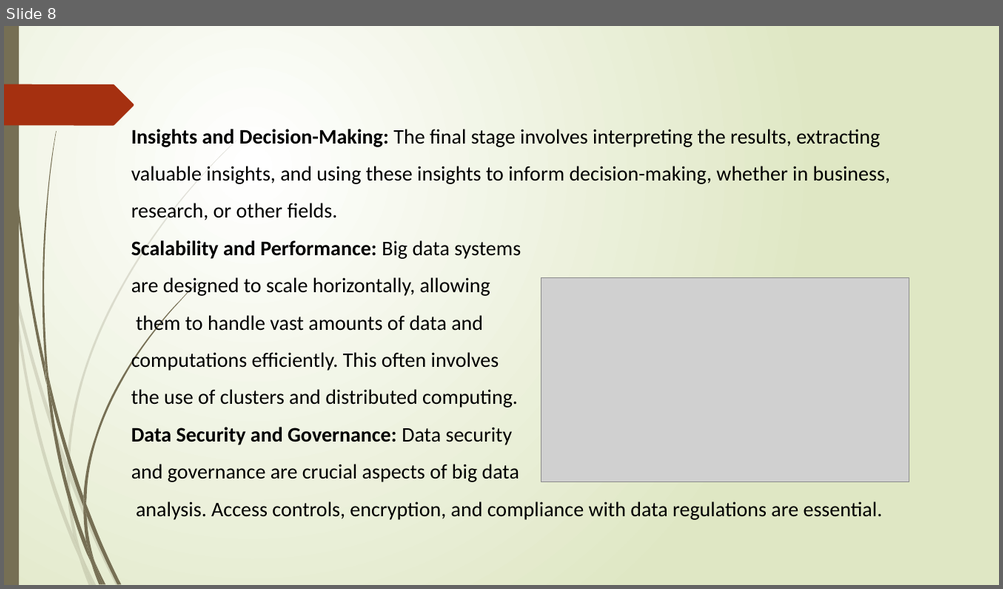
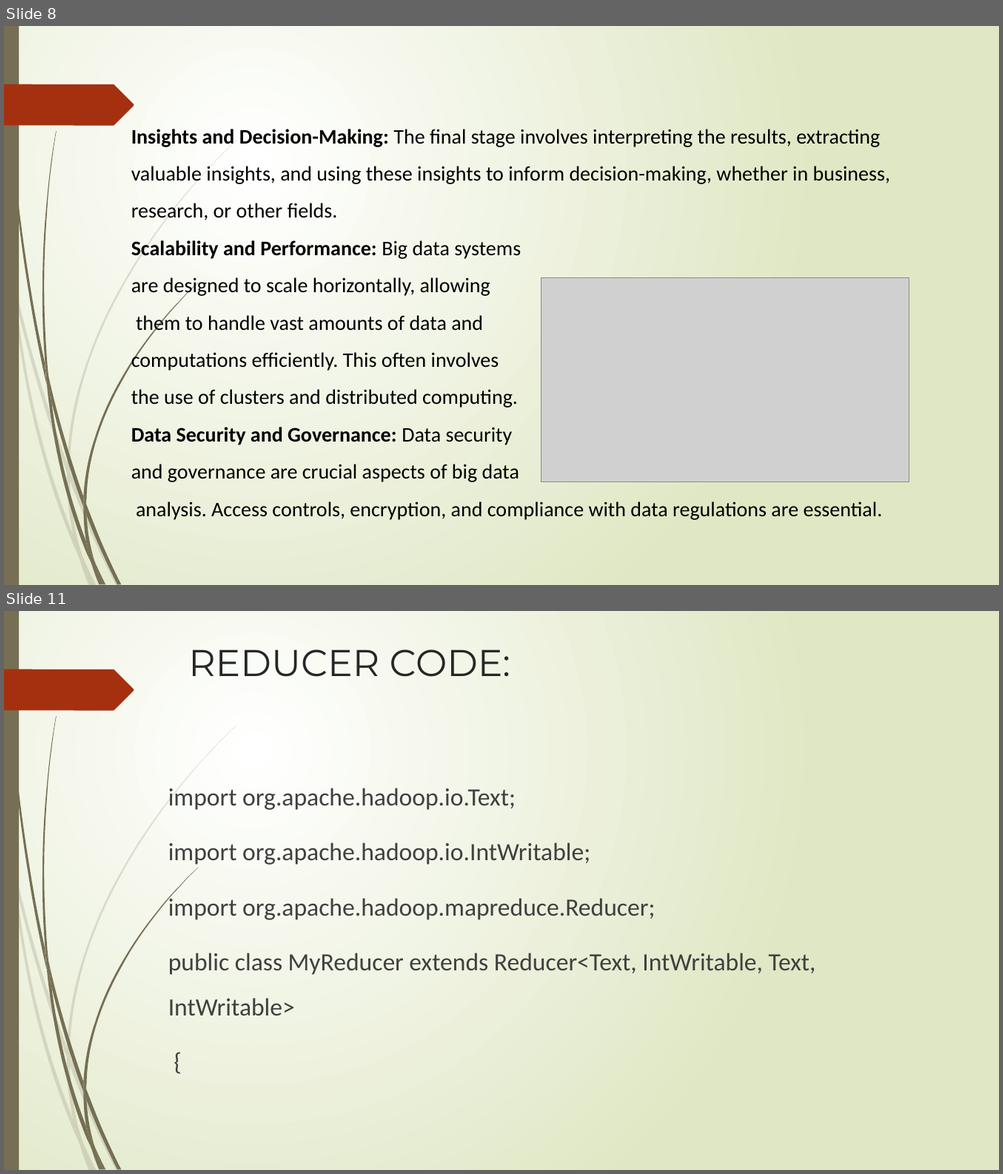
Before and after one commit to Indhu-pri/Indhu, a slide deck: bigdata.pptx. Shown one above the other, each under a label of ours: slide 8 before the commit, slides 8 and 11 after it; the slides between them are not shown. The pictures are 1003x589 and 1003x1174 pixels, drawn with LibreOffice and Linux fonts; fonts in the diff are those of the drawing; grey boxes stand for pictures. Boxes give left, top, right and bottom in pixels: in the first picture for what was removed or moved away, otherwise in the second. Text is boxed around its words. In the diff, an @@ line names an element or a change of style, - is before the commit and + after.

```diff
--- a/bigdata.pptx
+++ b/bigdata.pptx
@@ slide 11 added at bbox=[4, 611, 999, 1170], background gradient #FFFFFF to #DFE8C4; not listed: 24 template elements that a slide beside it also shows @@
@@ title added at bbox=[188, 649, 510, 677], 36 pt, text #262626 @@
+REDUCER CODE:
@@ text added at bbox=[168, 788, 816, 1017], 24 pt, text #404040 @@
+import org.apache.hadoop.io.Text;
+import org.apache.hadoop.io.IntWritable;
+import org.apache.hadoop.mapreduce.Reducer;
+public class MyReducer extends Reducer<Text, IntWritable, Text, IntWritable>
+{
```
Also in this commit, not shown: 6 other slides added.
